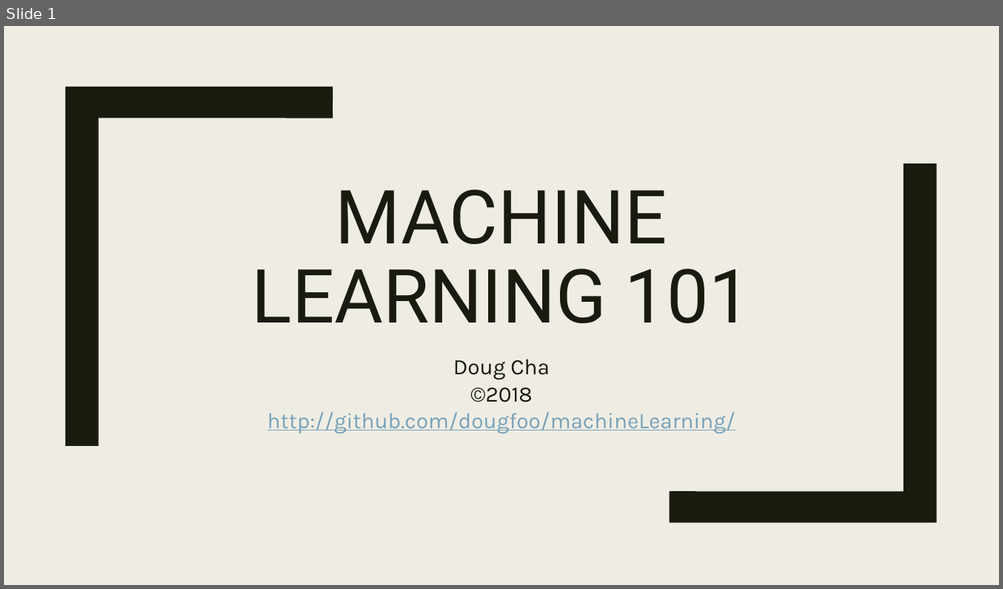
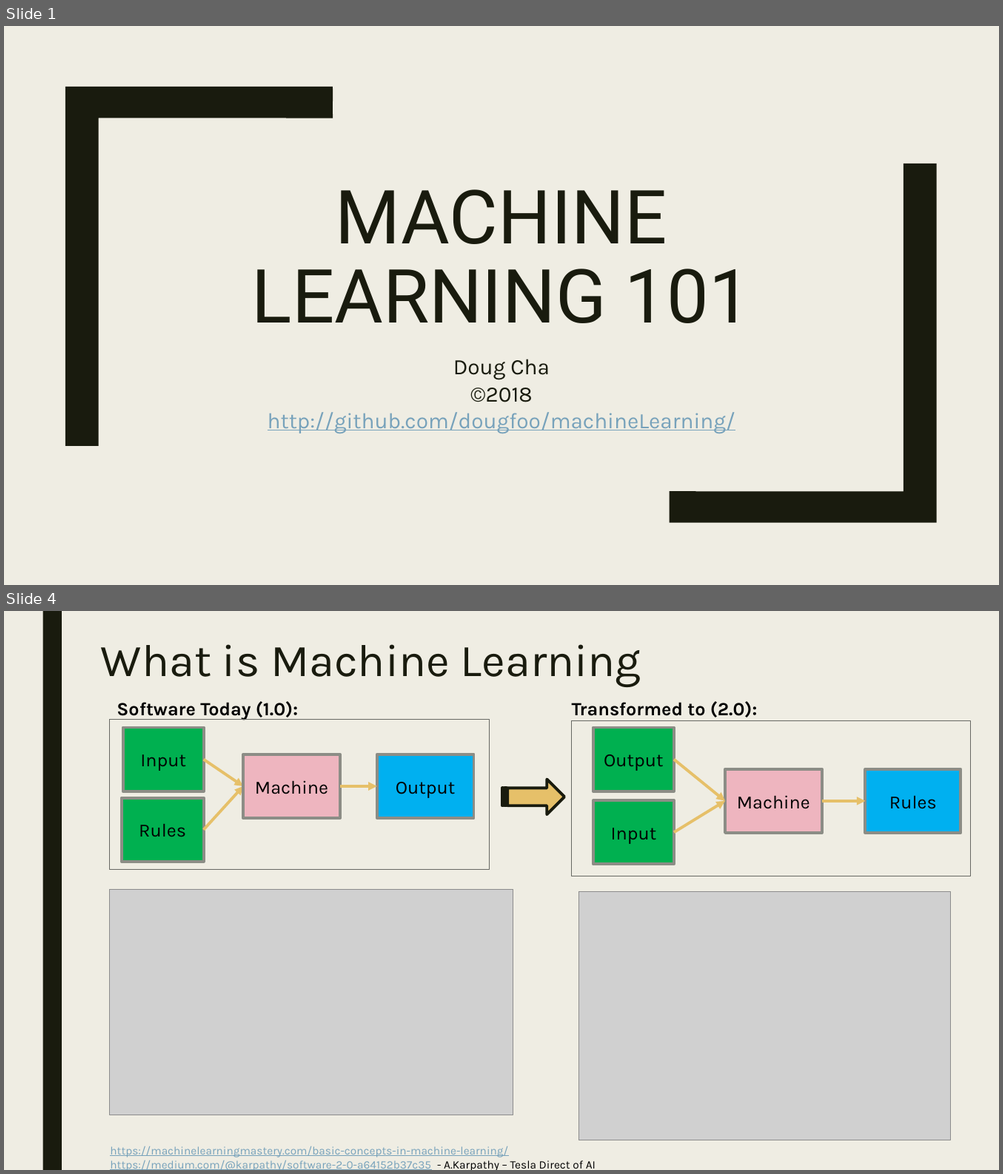
Before and after one commit to dougfoo/machineLearning, a slide deck: talks/MachineLearning101.pptx. Shown one above the other, each under a label of ours: slide 1 before the commit, slides 1 and 4 after it; the slides between them are not shown. The pictures are 1003x589 and 1003x1174 pixels, drawn with LibreOffice and Linux fonts; fonts in the diff are those of the drawing; grey boxes stand for pictures. Boxes give left, top, right and bottom in pixels: in the first picture for what was removed or moved away, otherwise in the second. Text is boxed around its words. In the diff, an @@ line names an element or a change of style, - is before the commit and + after.

```diff
--- a/talks/MachineLearning101.pptx
+++ b/talks/MachineLearning101.pptx
@@ slide 4 added at box(4, 611, 999, 1170), background #EFEDE3 @@
@@ rectangle added at box(42, 611, 62, 1170), fill #191B0E @@
@@ title added at box(101, 644, 641, 687), 44 pt, text #191B0E @@
+What is Machine Learning
@@ rectangle added at box(109, 719, 489, 870), outline #686863 0.5 pt @@
@@ text added at box(116, 701, 298, 721), 18 pt, text #000000, bold @@
+Software Today (1.0):
@@ text added at box(572, 701, 757, 718), 18 pt, text #000000, bold @@
+Transformed to (2.0):
@@ rectangle added at box(572, 721, 971, 876), outline #686863 0.5 pt @@
@@ rectangle added at box(122, 727, 203, 792), fill #00B050, outline #8C8D86 2.75 pt, 18 pt, text #000000 @@
+Input
@@ rectangle added at box(594, 727, 674, 792), fill #00B050, outline #8C8D86 2.75 pt, 18 pt, text #000000 @@
+Output
@@ arrow added from (204, 760) to (244, 786), #E6C069 2.75 pt @@
@@ rectangle added at box(244, 755, 341, 818), fill #EEB5BF, outline #8C8D86 2.75 pt, 18 pt, text #000000 @@
+Machine
@@ rectangle added at box(377, 755, 474, 818), fill #00B0F0, outline #8C8D86 2.75 pt, 18 pt, text #000000 @@
+Output
@@ arrow added from (674, 760) to (725, 801), #E6C069 2.75 pt @@
@@ arrow added from (204, 829) to (244, 786), #E6C069 2.75 pt @@
@@ arrow added from (340, 786) to (377, 786), #E6C069 2.75 pt @@
@@ striped right arrow added at box(502, 780, 564, 815), fill #E6C069, outline #191B0E 2.75 pt @@
@@ rectangle added at box(725, 769, 822, 833), fill #EEB5BF, outline #8C8D86 2.75 pt, 18 pt, text #000000 @@
+Machine
@@ rectangle added at box(865, 769, 961, 833), fill #00B0F0, outline #8C8D86 2.75 pt, 18 pt, text #000000 @@
+Rules
@@ rectangle added at box(121, 798, 203, 863), fill #00B050, outline #8C8D86 2.75 pt, 18 pt, text #000000 @@
+Rules
@@ rectangle added at box(594, 800, 674, 865), fill #00B050, outline #8C8D86 2.75 pt, 18 pt, text #000000 @@
+Input
@@ arrow added from (674, 832) to (725, 801), #E6C069 2.75 pt @@
@@ arrow added from (822, 801) to (865, 801), #E6C069 2.75 pt @@
@@ picture added at box(109, 889, 513, 1116) @@
@@ picture added at box(578, 892, 950, 1141) @@
@@ text added at box(110, 1147, 595, 1170), 11 pt, text #77A2BB, underline @@
+https://machinelearningmastery.com/basic-concepts-in-machine-learning/
+https://medium.com/@karpathy/software-2-0-a64152b37c35 - A.Karpathy – Tesla Direct of AI
```
Also in this commit, not shown: 1 slide changed, 3 other slides added, 2 slides removed.
